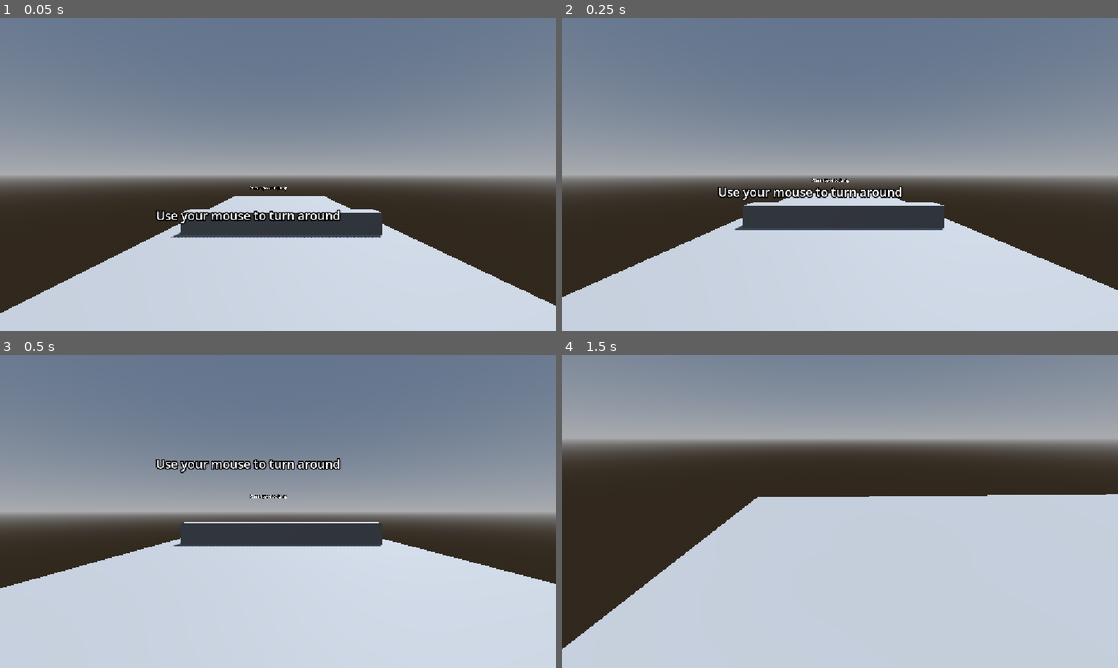
Above: before the commit, frames 1-4 (two rows, left to right).
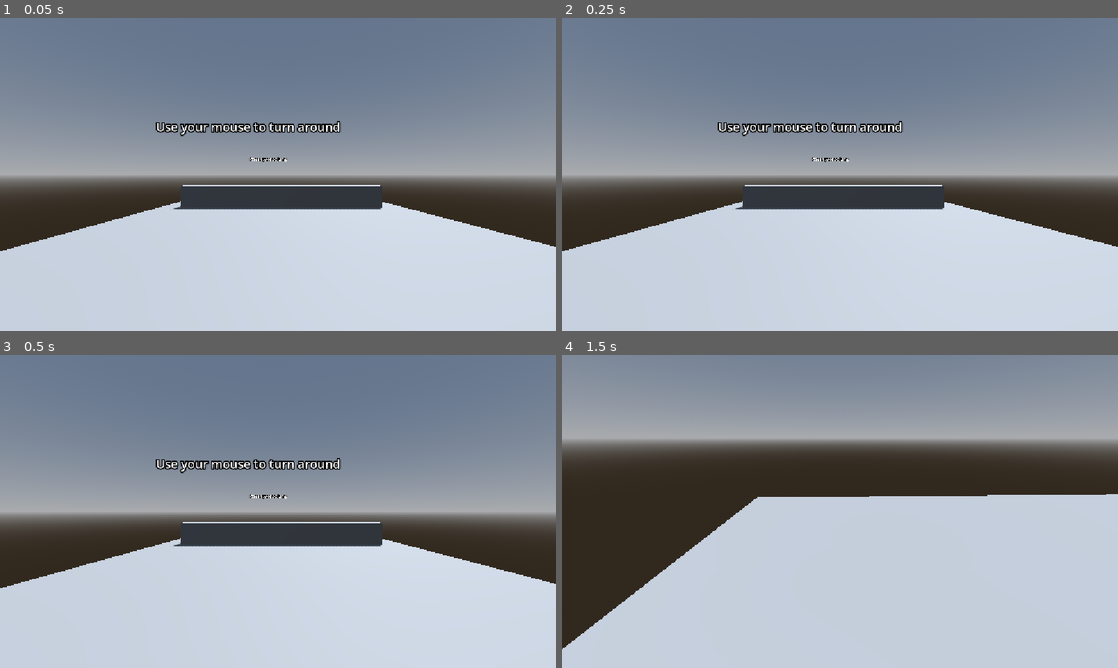
Above: after the commit, the same moments.

Repository: angrypig555/haven-game-2026
Game: Godot game, scene res://scenes/main.tscn
Same seed, same stepped clock (60 frames per second), same inputs: the game is played once before the commit and once after it.
Inputs (mouse positions are in pixels of both pictures, inside the frame that each line leads up to):
- Up to frame 1 (0.05 s): no input
- Up to frame 2 (0.25 s): no input
- Up to frame 3 (0.5 s): no input
- Up to frame 4 (1.5 s): tap Enter (ui_accept) at 0.5, 0.77 s; move the mouse to (962, 495) at 0.52 s; hold D (right_strafe) 0.53-1.28 s; click (962, 495) at 0.67 s; move the mouse to (812, 511) at 1.27 s; hold W (forward) from 1.28 s (still down)

The runs differ from the first frame. In frame 1, 14% of the frame differs, in the area x 0-100%, y 32-95%; in frame 2, 11%; in frame 3, 0.1%; in frame 4, nothing differs.

Commit message:
bigger oob shape

Diff:
--- a/haven-2026/scenes/main.tscn
+++ b/haven-2026/scenes/main.tscn
@@ -34,7 +34,7 @@
 [node name="Area3D" type="Area3D" parent="oobhandler" unique_id=33845]
 
 [node name="CollisionShape3D" type="CollisionShape3D" parent="oobhandler/Area3D" unique_id=189878768]
-transform = Transform3D(39.473583, 0, 0, 0, 1, 0, 0, 0, 41.696857, 0, -5.292231, 0)
+transform = Transform3D(51.843594, 0, 0, 0, 1, 0, 0, 0, 68.77475, 0, -5.292231, 0)
 shape = SubResource("BoxShape3D_rb6tl")
 
 [node name="WorldEnvironment" type="WorldEnvironment" parent="." unique_id=2063382571]
@@ -55,7 +55,7 @@
 shape = SubResource("ConcavePolygonShape3D_sgp6g")
 
 [node name="CharacterBody3D" parent="." unique_id=1440422813 instance=ExtResource("1_o5qli")]
-transform = Transform3D(1, 0, 0, 0, 1, 0, 0, 0, 1, -0.15719032, 1.6824393, 9.362357)
+transform = Transform3D(1, 0, 0, 0, 1, 0, 0, 0, 1, -0.15719032, 0.4004252, 9.362357)
 
 [node name="MeshInstance3D2" type="MeshInstance3D" parent="." unique_id=1019868234]
 transform = Transform3D(-4.371139e-08, 0, -8.708884, 0, 1, 0, 1, 0, -3.8067742e-07, 0, 0, 0)
@@ -66,17 +66,17 @@
 [node name="CollisionShape3D" type="CollisionShape3D" parent="MeshInstance3D2/StaticBody3D" unique_id=917622540]
 shape = SubResource("BoxShape3D_cvopo")
 
-[node name="Tutorial labl" type="Node3D" parent="." unique_id=1808273827]
+[node name="Tutorial label" type="Node3D" parent="." unique_id=1808273827]
 
-[node name="Label3D" type="Label3D" parent="Tutorial labl" unique_id=637670506]
+[node name="Label3D" type="Label3D" parent="Tutorial label" unique_id=637670506]
 transform = Transform3D(-0.009587423, 0, 0.99995404, 0, 1, 0, -0.99995404, 0, -0.009587423, -4.991428, 1.6182942, 10.159071)
 text = "Use WASD or arrow keys to move"
 
-[node name="Label3D2" type="Label3D" parent="Tutorial labl" unique_id=907538905]
+[node name="Label3D2" type="Label3D" parent="Tutorial label" unique_id=907538905]
 transform = Transform3D(0.99999803, 0, 0.0019401014, 0, 1, 0, -0.0019401014, 0, 0.99999803, -0.5505781, 1.6182942, 6.6655045)
 text = "Use your mouse to turn around"
 
-[node name="Label3D3" type="Label3D" parent="Tutorial labl" unique_id=1589701779]
+[node name="Label3D3" type="Label3D" parent="Tutorial label" unique_id=1589701779]
 transform = Transform3D(0.99999803, 0, 0.0019401014, 0, 1, 0, -0.0019401014, 0, 0.99999803, -0.5505781, 1.6182942, 1.0038371)
 text = "Press space to jump"
 
